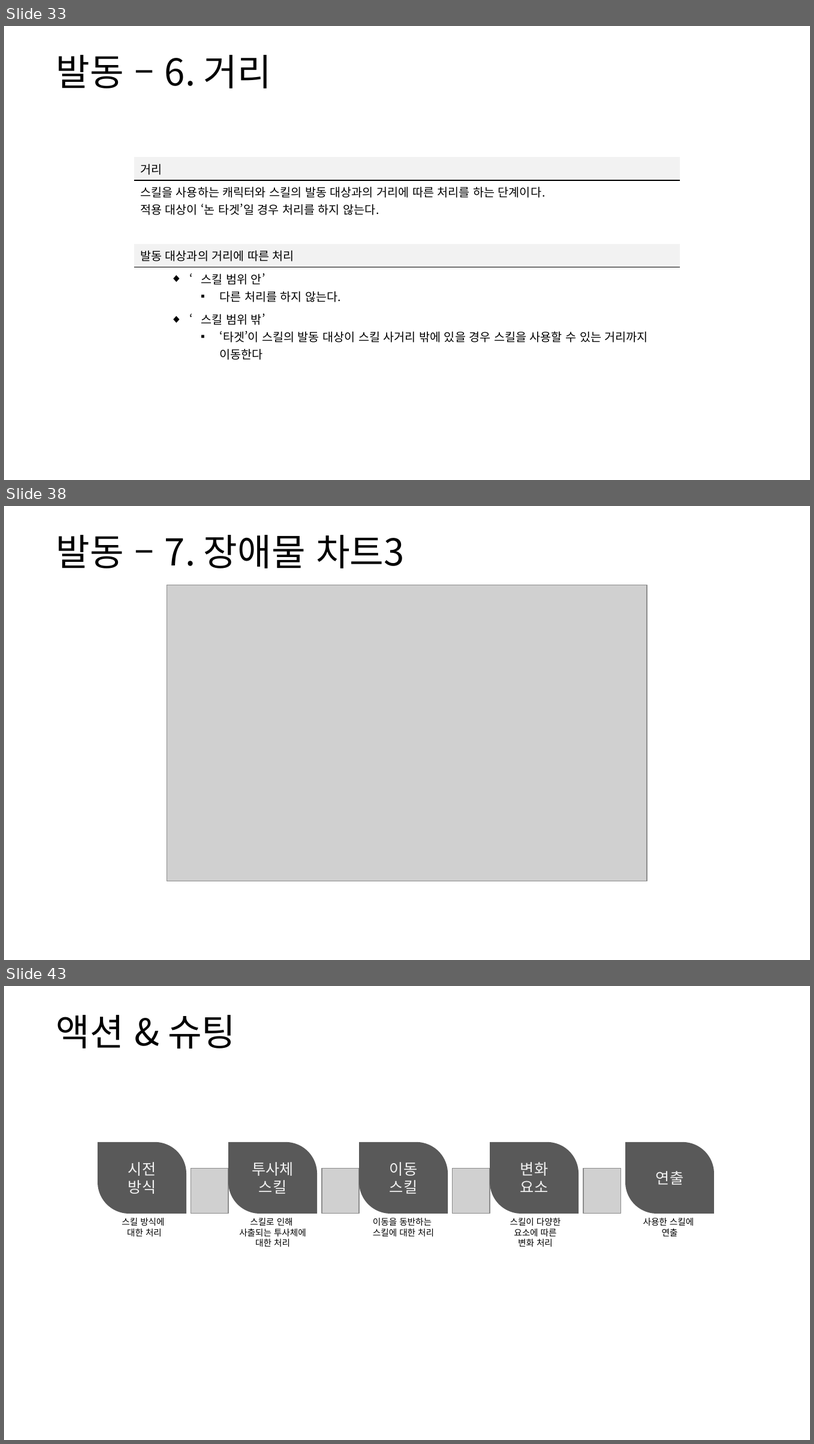
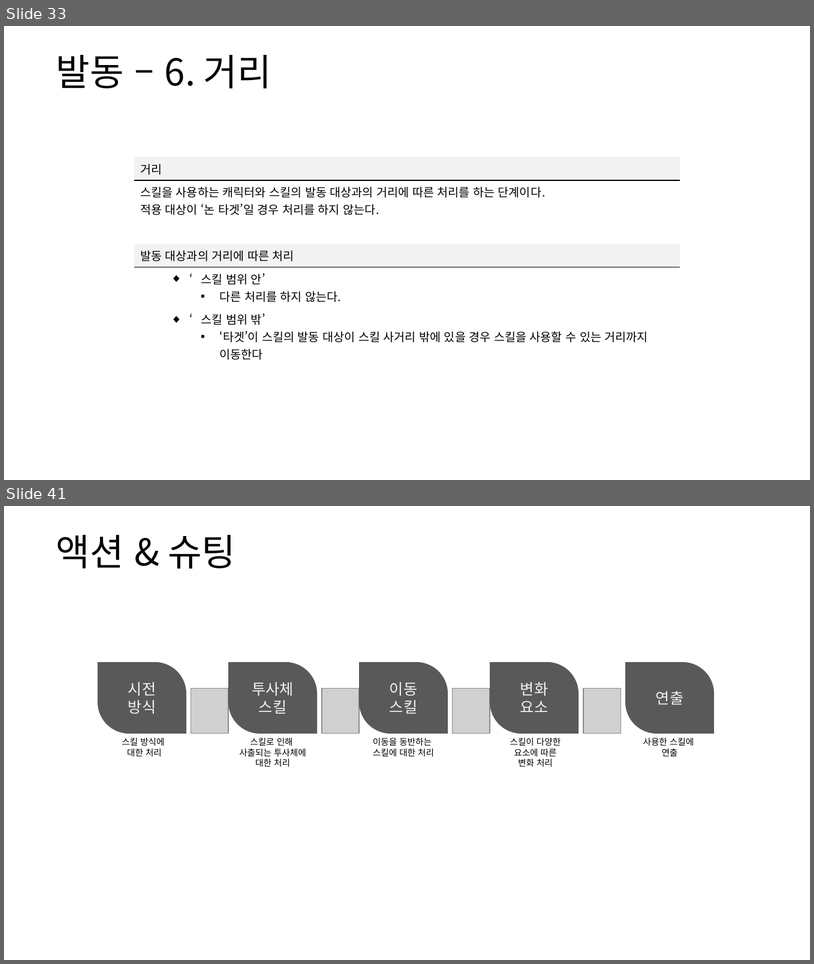
Before and after one commit to yjk0401/unityenginebasic_9th, a slide deck: 기획/방랑엽사전/스킬 시스템 기획서.pptx. Shown one above the other, each under a label of ours: slides 33, 38 and 43 before the commit, slides 33 and 41 after it; the slides between them are not shown. The pictures are 814x1444 and 814x964 pixels, drawn with LibreOffice and Linux fonts; fonts in the diff are those of the drawing; grey boxes stand for pictures. Boxes give left, top, right and bottom in pixels: in the first picture for what was removed or moved away, otherwise in the second. Text is boxed around its words. In the diff, an @@ line names an element or a change of style, - is before the commit and + after.

```diff
--- a/기획/방랑엽사전/스킬 시스템 기획서.pptx
+++ b/기획/방랑엽사전/스킬 시스템 기획서.pptx
@@ slide 38 removed at (x1=4, y1=506, x2=810, y2=960), background #FFFFFF @@
@@ text removed at (x1=56, y1=535, x2=405, y2=568) @@
-발동 – 7. 장애물 차트3
@@ picture removed at (x1=167, y1=585, x2=648, y2=881) @@
@@ what was slide 43 is now slide 41 @@
```
Also in this commit, not shown: 12 slides changed, 1 other slide removed, 3 other files.
